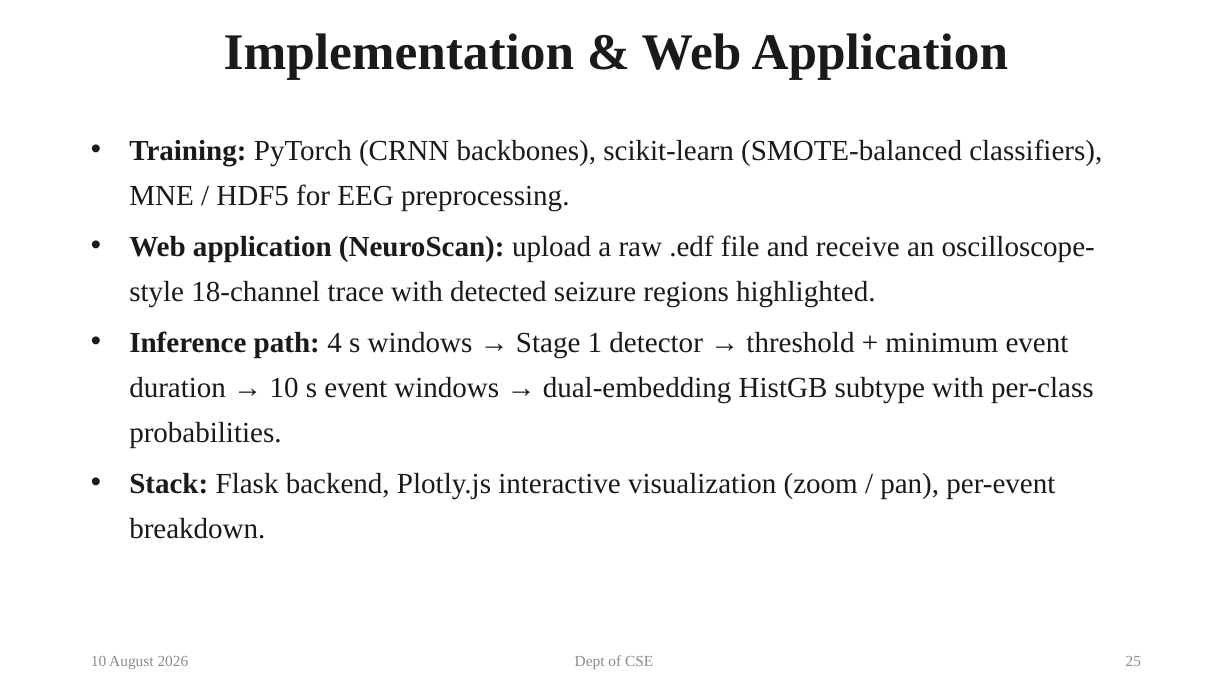
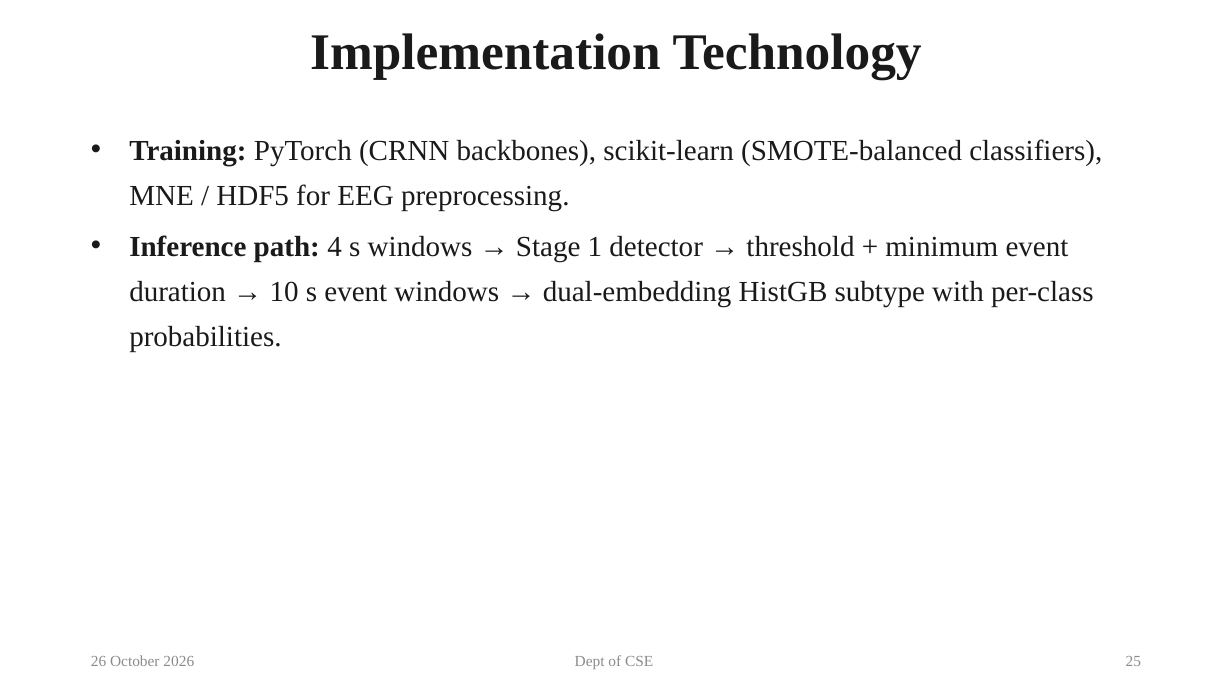
Before and after one commit to Adithya-1489181/eeg_hdc, a slide deck: slide 25 of presentation/EEG-HDC Final Presentation.pptx. Drawn at 1232x693 pixels with LibreOffice and Linux fonts; fonts in the diff are those of the drawing. Boxes give left, top, right and bottom in pixels: in the first picture for what was removed or moved away, otherwise in the second. Text is boxed around its words. In the diff, an @@ line names an element or a change of style, - is before the commit and + after.

```diff
--- a/presentation/EEG-HDC Final Presentation.pptx
+++ b/presentation/EEG-HDC Final Presentation.pptx
@@ text at (310, 33, 922, 80): text changed @@
-Implementation & Web Application
+Implementation Technology
@@ text at (129, 235, 1095, 307): paragraph removed @@
-• Web application (NeuroScan): upload a raw .edf file and receive an oscilloscope-style 18-channel trace with detected seizure regions highlighted.
@@ text at (129, 473, 1055, 539): paragraph removed @@
-• Stack: Flask backend, Plotly.js interactive visualization (zoom / pan), per-event breakdown.
@@ text at (91, 655, 194, 666): text changed @@
-10 August 2026
+26 October 2026
```
Also in this commit, not shown: 39 other slides changed, 2 other files.
